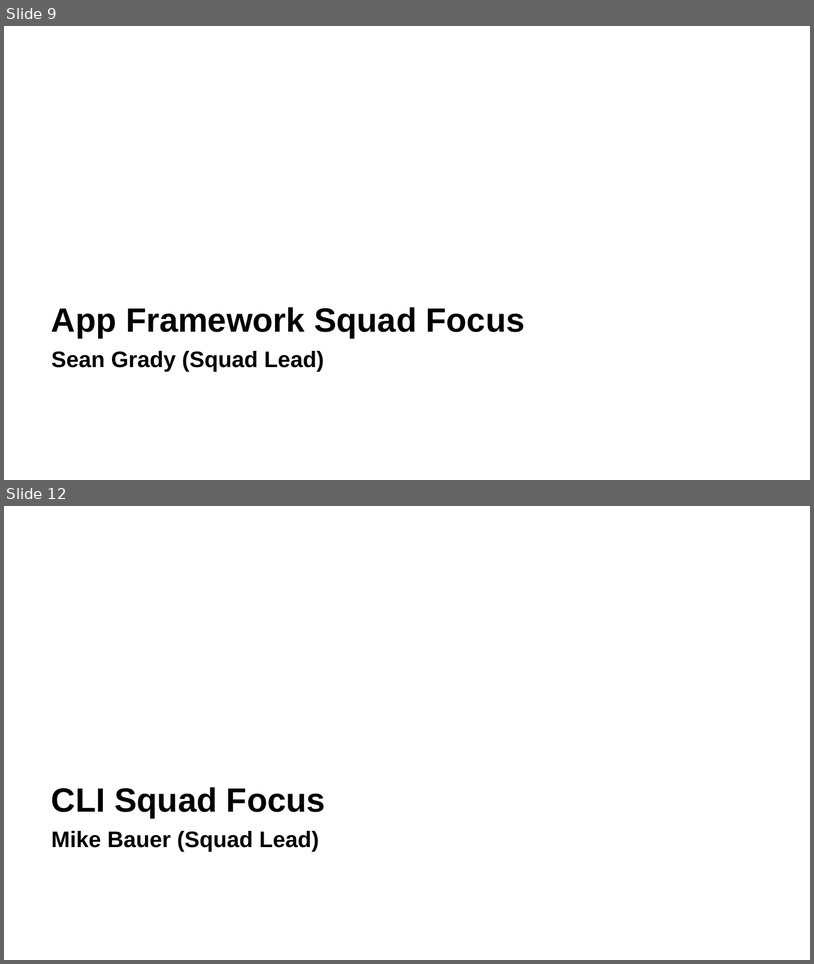
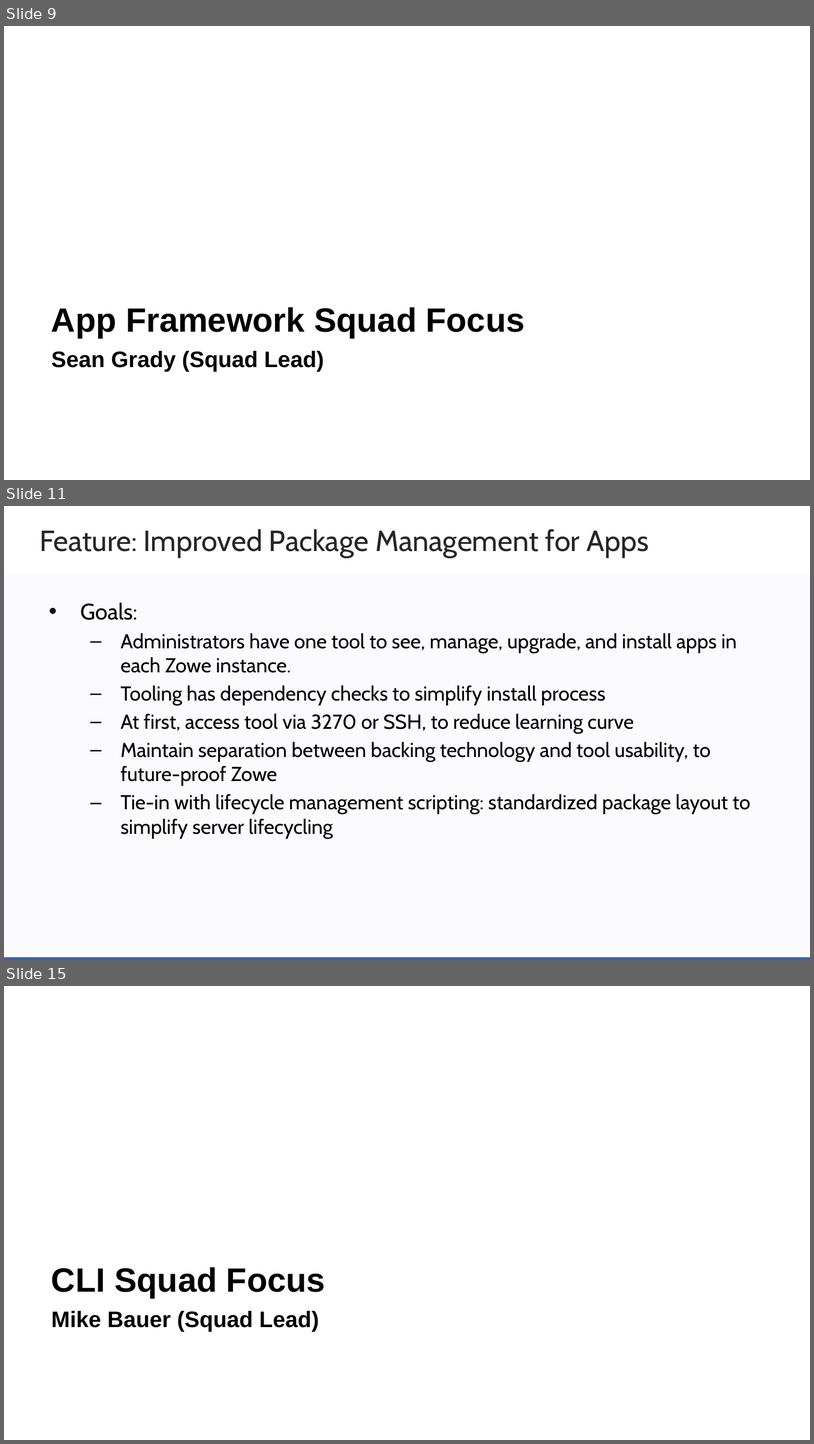
Before and after one commit to zowe/community, a slide deck: Project Management/20PI3 Planning/Zowe Community Squad Focus for 20PI3.pptx. Shown one above the other, each under a label of ours: slides 9 and 12 before the commit, slides 9, 11 and 15 after it; the slides between them are not shown. The pictures are 814x964 and 814x1444 pixels, drawn with LibreOffice and Linux fonts; fonts in the diff are those of the drawing; background and template pictures are left out. Boxes give left, top, right and bottom in pixels: in the first picture for what was removed or moved away, otherwise in the second. Text is boxed around its words. In the diff, an @@ line names an element or a change of style, - is before the commit and + after.

```diff
--- a/Project Management/20PI3 Planning/Zowe Community Squad Focus for 20PI3.pptx
+++ b/Project Management/20PI3 Planning/Zowe Community Squad Focus for 20PI3.pptx
@@ slide 11 added at (4,506,810,960), background #FFFFFF @@
@@ text added at (39,529,649,558), 26 pt, text #262626 @@
+Feature: Improved Package Management for Apps
@@ rectangle added at (4,574,810,959), fill #3664AD at 2% opacity @@
@@ text added at (80,603,751,838), 18 pt, text #000000 @@
+• Goals:
+  – Administrators have one tool to see, manage, upgrade, and install apps in each Zowe instance.
+  – Tooling has dependency checks to simplify install process
+  – At first, access tool via 3270 or SSH, to reduce learning curve
+  – Maintain separation between backing technology and tool usability, to future-proof Zowe
+  – Tie-in with lifecycle management scripting: standardized package layout to simplify server lifecycling
@@ rectangle added at (4,957,810,960), fill #3664AD @@
@@ what was slide 12 is now slide 15 @@
```
Also in this commit, not shown: 24 slides changed, 4 other slides added, 2 slides removed.
